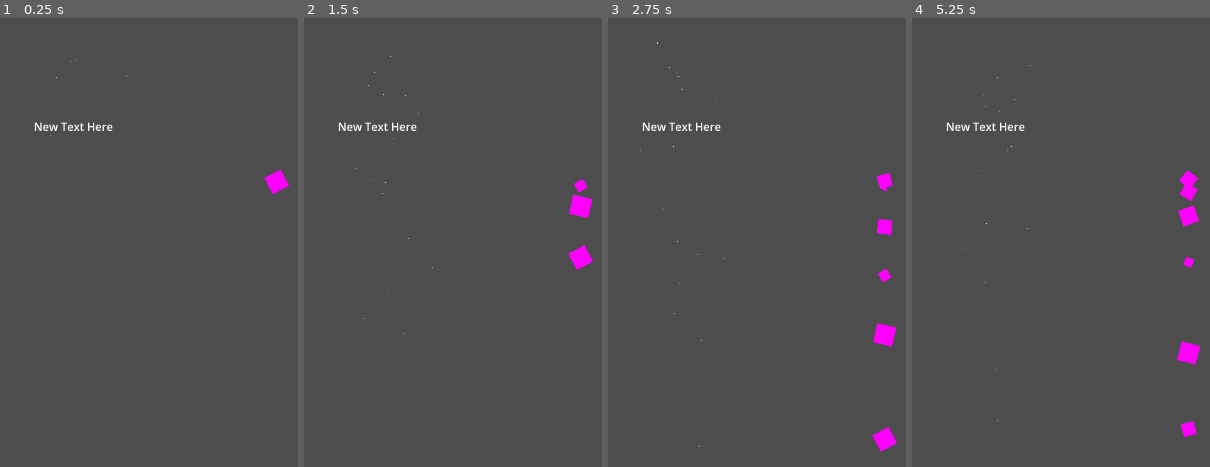
Above: before the commit, frames 1-4 (left to right).
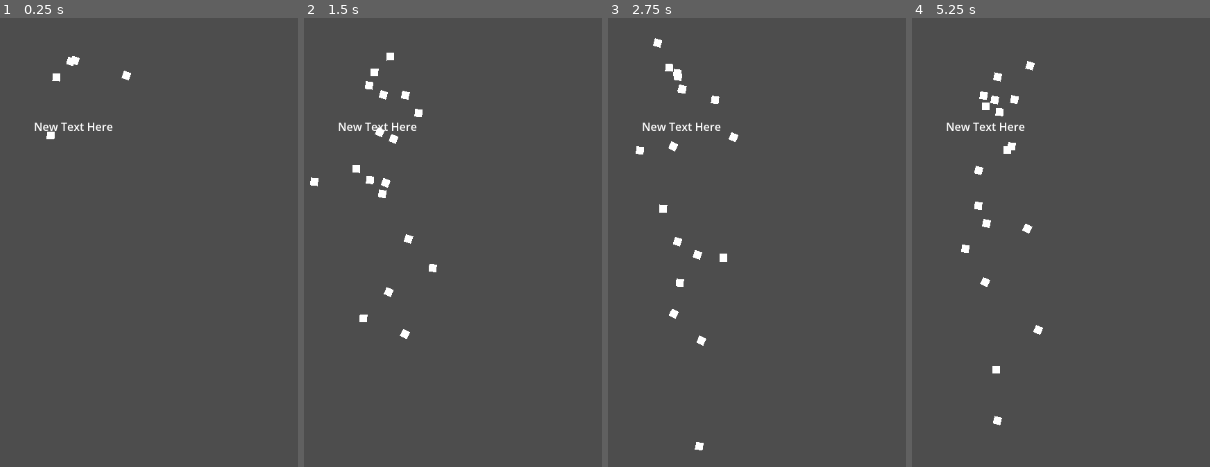
Above: after the commit, the same moments.

Repository: Tann2019/Godot--Hello
Game: Godot game, scene res://main.tscn
Two runs of this game, one before a commit and one after it. Both use one fixed random seed, a clock stepped at 60 frames per second and the inputs below.
Inputs:
- Up to frame 1 (0.25 s): no input
- Up to frame 2 (1.5 s): no input
- Up to frame 3 (2.75 s): no input
- Up to frame 4 (5.25 s): no input

The runs differ from the first frame. In frame 1, 0.5% of the frame differs, in the area x 15-97%, y 8-40%; in frame 2, 1.6%; in frame 3, 1.8%; in frame 4, 1.9%, in the area x 16-97%, y 9-94%.

Commit message:
remove gpu

Diff:
--- a/main.tscn
+++ b/main.tscn
@@ -1,15 +1,4 @@
-[gd_scene load_steps=3 format=3 uid="uid://bmgg3unclmto"]
-
-[sub_resource type="ParticleProcessMaterial" id="ParticleProcessMaterial_6cjtp"]
-lifetime_randomness = 0.64
-particle_flag_disable_z = true
-angle_min = 16.2
-angle_max = 323.6
-gravity = Vector3(0, 98, 0)
-scale_min = 3.7
-scale_max = 31.86
-
-[sub_resource type="PlaceholderTexture2D" id="PlaceholderTexture2D_1gl1i"]
+[gd_scene format=3 uid="uid://bmgg3unclmto"]
 
 [node name="Node2D" type="Node2D"]
 
@@ -29,12 +18,5 @@
 spread = 119.55
 angle_min = 421.8
 angle_max = 450.9
-
-[node name="GPUParticles2D" type="GPUParticles2D" parent="."]
-position = Vector2(644, 233)
-amount = 16
-process_material = SubResource("ParticleProcessMaterial_6cjtp")
-texture = SubResource("PlaceholderTexture2D_1gl1i")
-lifetime = 13.77
-explosiveness = 0.42
-randomness = 0.49
+scale_amount_min = 11.1
+scale_amount_max = 11.1
Not shown, changed: docs/index.html
Not shown, changed: docs/index.js
Not shown, changed: docs/index.pck
Not shown, changed: docs/index.wasm
